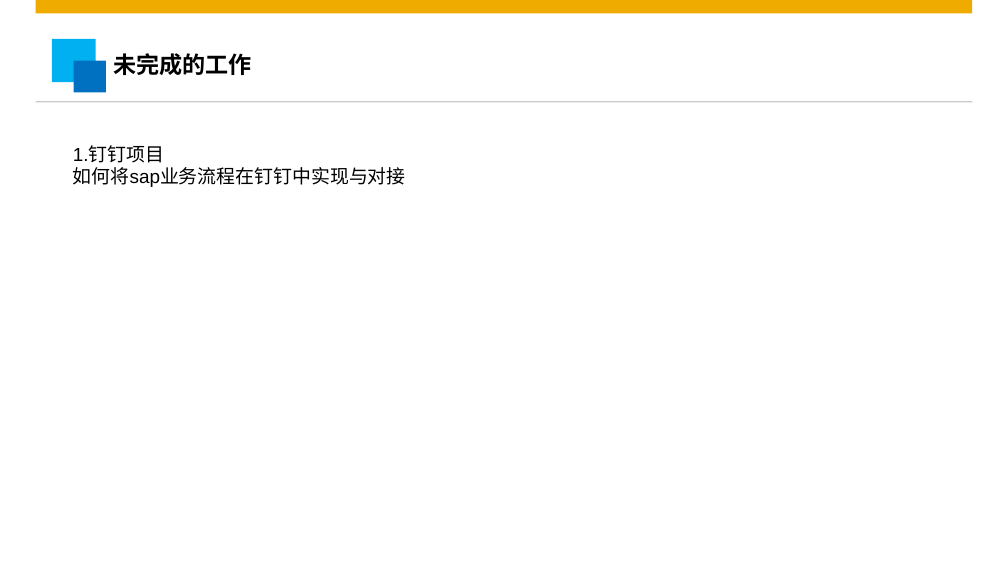
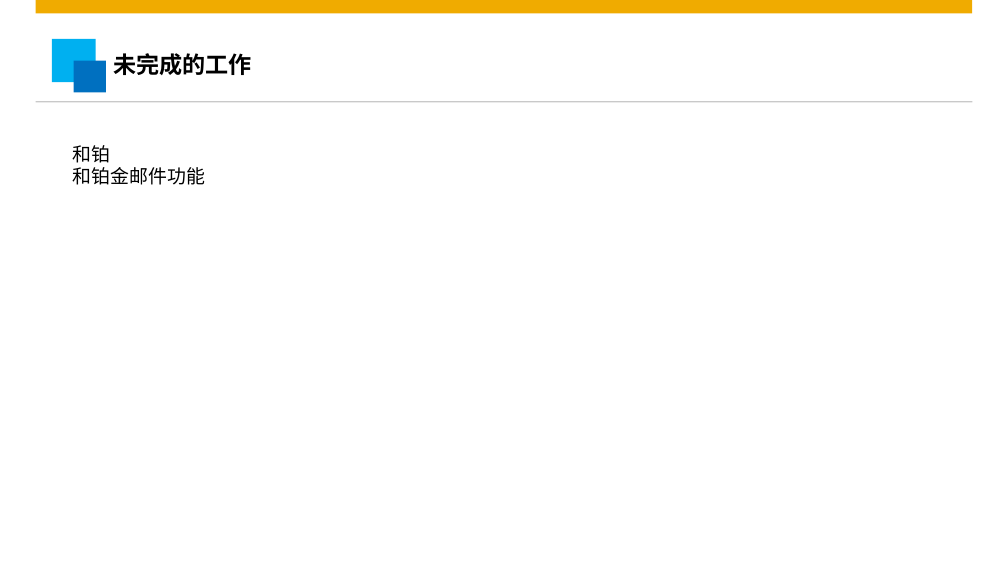
Before and after one commit to wangpenghuix/meeting-record, a slide deck: slide 4 of MBR/2019/month-4/2019.04.Zero.Zhang/奥维世纪研发中心2019年4月工作总结-Zero.Zhang.pptx. Drawn at 1008x567 pixels with LibreOffice and Linux fonts; fonts in the diff are those of the drawing; background and template pictures are left out. Boxes give left, top, right and bottom in pixels: in the first picture for what was removed or moved away, otherwise in the second. Text is boxed around its words. In the diff, an @@ line names an element or a change of style, - is before the commit and + after.

```diff
--- a/MBR/2019/month-4/2019.04.Zero.Zhang/奥维世纪研发中心2019年4月工作总结-Zero.Zhang.pptx
+++ b/MBR/2019/month-4/2019.04.Zero.Zhang/奥维世纪研发中心2019年4月工作总结-Zero.Zhang.pptx
@@ text at (73,145,205,185): text changed @@
-1.钉钉项目
-如何将sap业务流程在钉钉中实现与对接
+和铂
+和铂金邮件功能
```
Also in this commit, not shown: 4 other slides changed, 9 other files.
